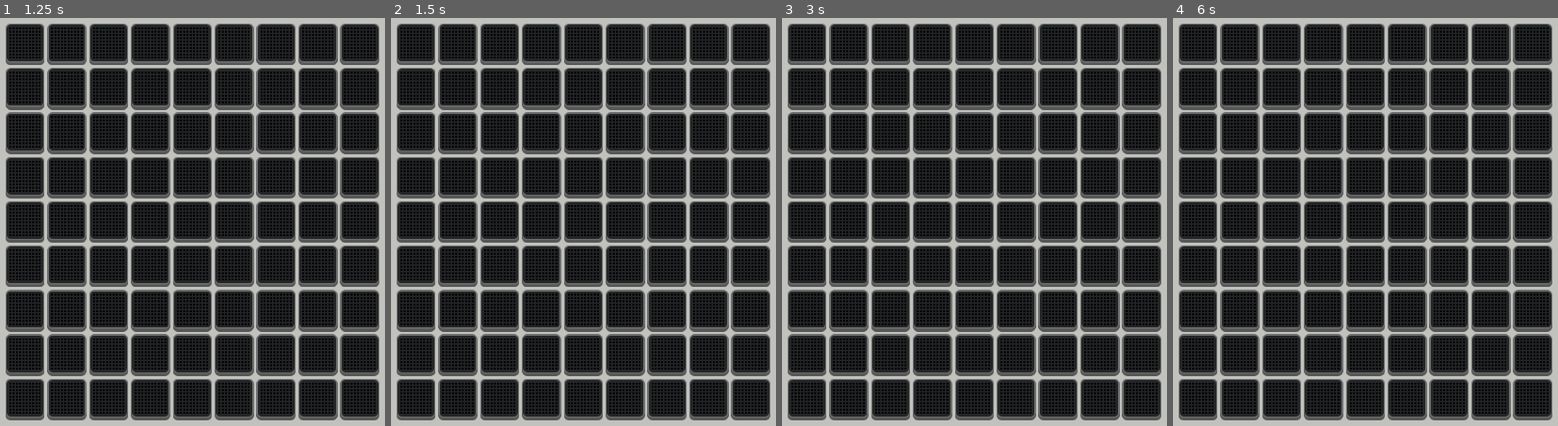
Above: before the commit, frames 1-4 (left to right).
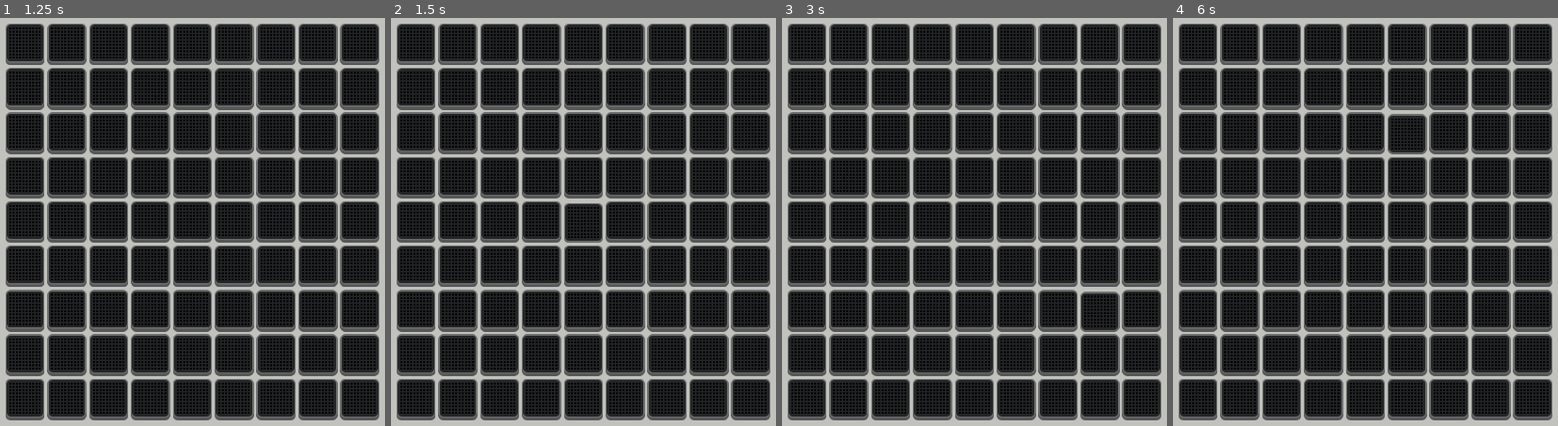
Above: after the commit, the same moments.

Repository: Yngwarr/tomata
Game: Godot game, scene res://scenes/Game.tscn
Same seed, same stepped clock (60 frames per second), same inputs: the game is played once before the commit and once after it.
Inputs (mouse positions are in pixels of both pictures, inside the frame that each line leads up to):
- Up to frame 1 (1.25 s): tap Enter at 0.5 s; move the mouse to (outside the picture) at 0.52 s; click (outside the picture) at 0.67 s
- Up to frame 2 (1.5 s): tap Space at 1.25 s; move the mouse to (595, 242) at 1.27 s; click (595, 242) at 1.42 s
- Up to frame 3 (3 s): tap Enter at 2 s; move the mouse to (outside the picture) at 2.02 s; click (outside the picture) at 2.17 s; tap Space at 2.75 s; move the mouse to (1101, 307) at 2.77 s; click (1101, 307) at 2.92 s
- Up to frame 4 (6 s): tap Enter at 3.5 s; move the mouse to (outside the picture) at 3.52 s; click (outside the picture) at 3.67 s; tap Space at 4.25 s; move the mouse to (1303, 156) at 4.27 s; click (1303, 156) at 4.42 s; move the mouse to (outside the picture) at 5.02 s; click (outside the picture) at 5.17 s; move the mouse to (1415, 115) at 5.77 s; click (1415, 115) at 5.92 s

Frame 1 is identical in both runs. In frame 2, 0.4% of the frame differs, in the area x 44-56%, y 44-55%; in frame 3, 0.4%, in the area x 77-88%, y 66-77%; in frame 4, 0.4%.

Commit message:
added a pressure pad

Diff:
--- a/project.godot
+++ b/project.godot
@@ -10,7 +10,7 @@
 
 [application]
 
-config/name="Game Jam Template"
+config/name="Tomata"
 run/main_scene="res://scenes/Game.tscn"
 config/features=PackedStringArray("4.2", "GL Compatibility")
 config/icon="res://icon.svg"
--- a/scenes/PressPad.tscn
+++ b/scenes/PressPad.tscn
@@ -1,5 +1,6 @@
-[gd_scene load_steps=5 format=3 uid="uid://cuk26q7f3uvoj"]
+[gd_scene load_steps=6 format=3 uid="uid://cuk26q7f3uvoj"]
 
+[ext_resource type="Script" path="res://src/PressPad.gd" id="1_p317j"]
 [ext_resource type="Texture2D" uid="uid://dwic3loiiqbh1" path="res://img/Shadow.svg" id="1_qkccm"]
 [ext_resource type="Texture2D" uid="uid://deh7eceoe2fjj" path="res://img/Outside.svg" id="1_u57qi"]
 [ext_resource type="Texture2D" uid="uid://b12wlvh4qdoa0" path="res://img/Inside.svg" id="3_415o6"]
@@ -10,6 +11,7 @@
 anchors_preset = 0
 size_flags_horizontal = 3
 size_flags_vertical = 3
+script = ExtResource("1_p317j")
 
 [node name="Shadow" type="TextureRect" parent="."]
 layout_mode = 0
@@ -18,13 +20,19 @@
 offset_bottom = 64.0
 texture = ExtResource("1_qkccm")
 
-[node name="Outside" type="TextureRect" parent="."]
+[node name="TopPart" type="Control" parent="."]
+anchors_preset = 0
+offset_right = 60.0
+offset_bottom = 60.0
+mouse_filter = 1
+
+[node name="Outside" type="TextureRect" parent="TopPart"]
 layout_mode = 0
-offset_right = 40.0
-offset_bottom = 40.0
+offset_right = 60.0
+offset_bottom = 60.0
 texture = ExtResource("1_u57qi")
 
-[node name="Inside" type="TextureRect" parent="."]
+[node name="Inside" type="TextureRect" parent="TopPart"]
 layout_mode = 0
 offset_left = 2.0
 offset_top = 2.0
@@ -32,7 +40,7 @@
 offset_bottom = 58.0
 texture = ExtResource("3_415o6")
 
-[node name="Display" type="TextureRect" parent="."]
+[node name="Display" type="TextureRect" parent="TopPart"]
 layout_mode = 0
 offset_left = 6.0
 offset_top = 6.0
--- /dev/null
+++ b/src/PressPad.gd
@@ -0,0 +1,14 @@
+extends Control
+
+@onready var top_part: Control = $TopPart
+
+func _gui_input(event: InputEvent) -> void:
+	if not event is InputEventMouseButton\
+		or event.button_index != MOUSE_BUTTON_LEFT:
+		return
+
+	var tween := create_tween()
+	if event.pressed:
+		tween.tween_property(top_part, "position", Vector2.DOWN * 4, .1).set_ease(Tween.EASE_OUT)
+	else:
+		tween.tween_property(top_part, "position", Vector2.ZERO, .1).set_ease(Tween.EASE_IN)
